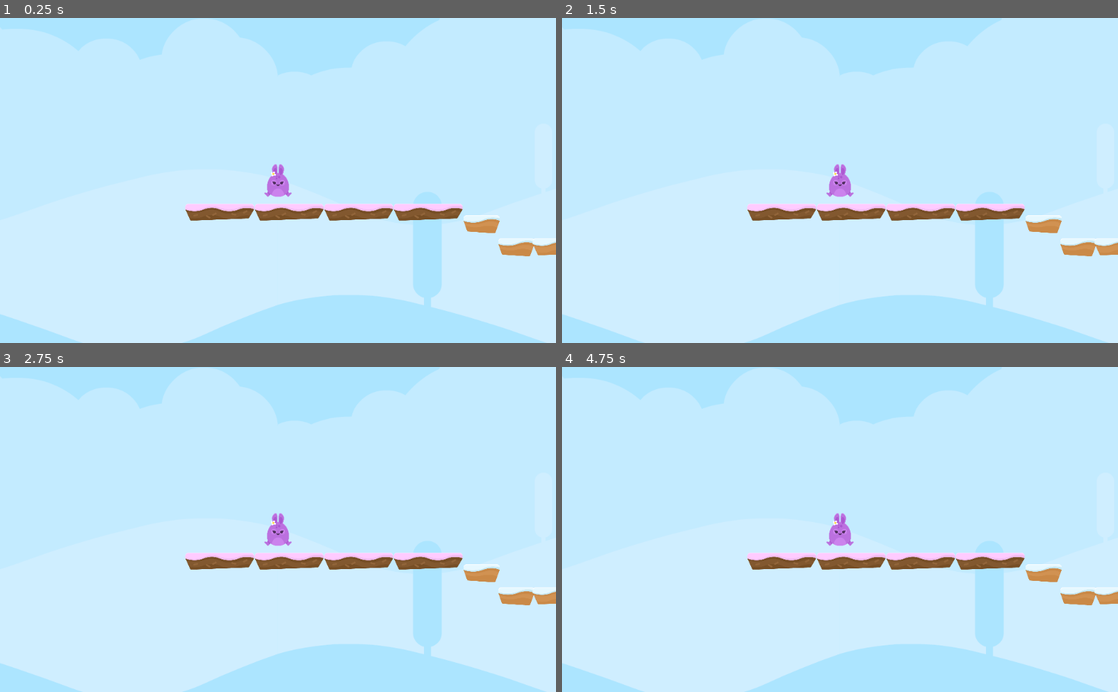
Above: before the commit, frames 1-4 (two rows, left to right).
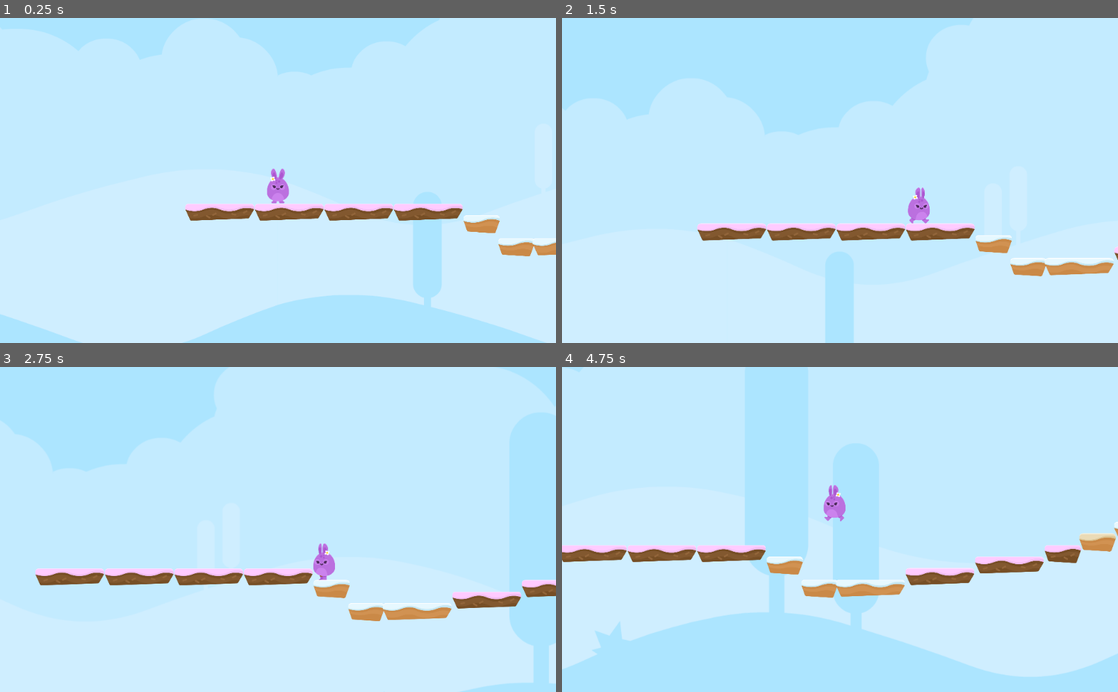
Above: after the commit, the same moments.

Repository: KennedyMungai/SimplePlatformer
Game: Godot game, scene res://Scenes/Levels/Level1.tscn
Same seed, same stepped clock (60 frames per second), same inputs: the game is played once before the commit and once after it.
Inputs:
- Up to frame 1 (0.25 s): no input
- Up to frame 2 (1.5 s): hold D (right) from 0.53 s (still down); tap W (jump) at 0.77 s
- Up to frame 3 (2.75 s): tap W (jump) at 1.52 s; release D (right) at 2.03 s; hold A (left) from 2.03 s (still down)
- Up to frame 4 (4.75 s): release A (left) at 2.78 s; hold D (right) 2.78-4.28 s; tap W (jump) at 3.02, 3.77, 4.52 s; hold A (left) from 4.28 s (still down)

The runs differ from the first frame. In frame 1, 0.2% of the frame differs, in the area x 47-53%, y 44-58%; in frame 2, 15%; in frame 3, 18%; in frame 4, 21%, in the area x 0-100%, y 36-100%.
Error before the commit: Parse Error: The method "end_game" isn't declared in the current class. (res://Scripts/Player.gd:15)

Commit message:
Added the skeleton for the end_game function

Diff:
--- a/Scripts/Player.gd
+++ b/Scripts/Player.gd
@@ -47,3 +47,7 @@
 
 func animate() -> void:
 	emit_signal("animate", motion);
+
+
+func end_game() -> void:
+	pass;
